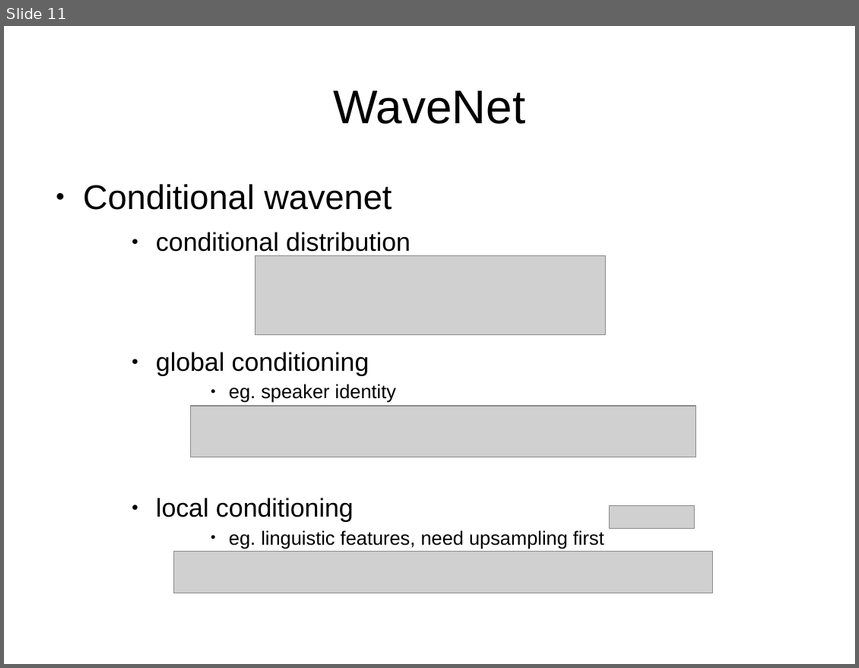
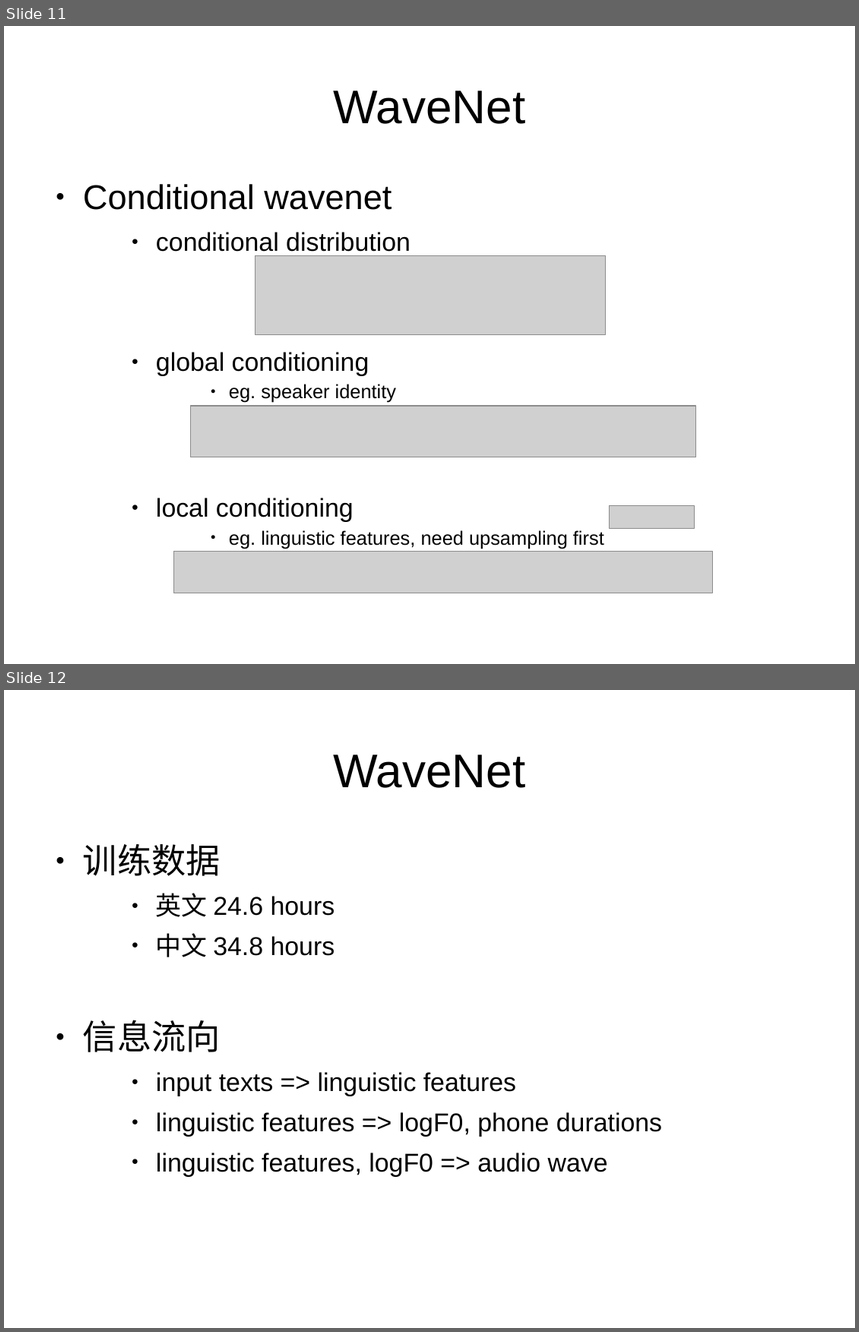
Before and after one commit to iloveat/book_share, a slide deck: wavenet/wavenet.odp. Shown one above the other, each under a label of ours: slide 11 before the commit, slides 11 and 12 after it. The pictures are 859x668 and 859x1332 pixels, drawn with LibreOffice and Linux fonts; fonts in the diff are those of the drawing; grey boxes stand for pictures. Boxes give left, top, right and bottom in pixels: in the first picture for what was removed or moved away, otherwise in the second. Text is boxed around its words. In the diff, an @@ line names an element or a change of style, - is before the commit and + after.

```diff
--- a/wavenet/wavenet.odp
+++ b/wavenet/wavenet.odp
@@ slide 12 added at <box>4,690,855,1328</box>, background #FFFFFF @@
@@ title added at <box>333,755,525,788</box>, 44 pt, text #000000 @@
+WaveNet
@@ text added at <box>83,844,662,1176</box>, 24 pt, text #000000 @@
+● 训练数据
+    ● 英文 24.6 hours
+    ● 中文 34.8 hours
+● 信息流向
+    ● input texts => linguistic features
+    ● linguistic features => logF0, phone durations
+    ● linguistic features, logF0 => audio wave
```
Also in this commit, not shown: 2 other slides added, 2 slides removed, 1 other file.
